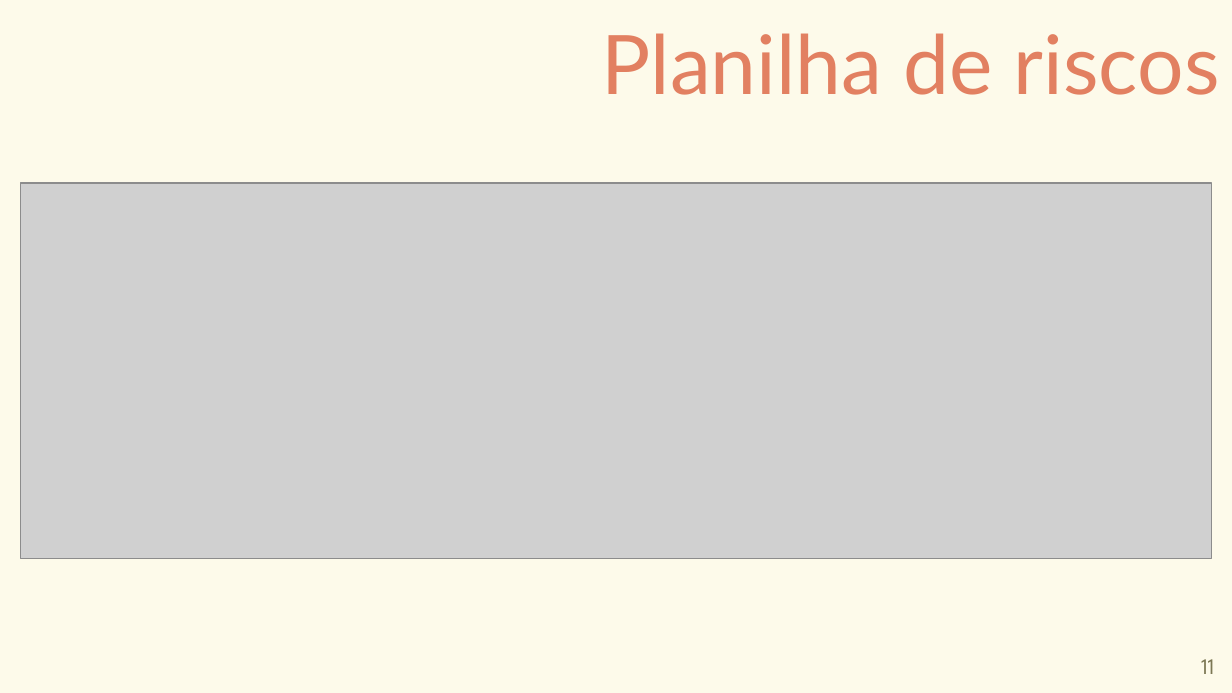
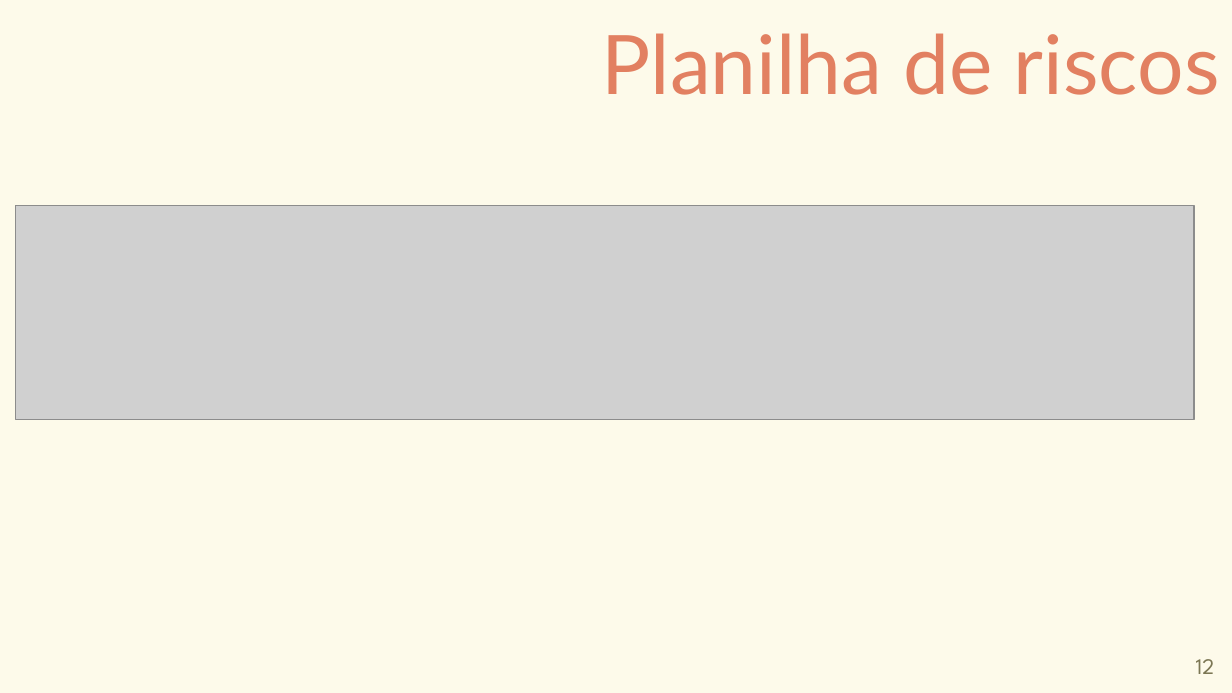
Before and after one commit to carinadidomenico/Plant.ai, a slide deck: slide 12 of Apresentação-Plant.ai.pptx (slide 11 before the commit). Drawn at 1232x693 pixels with LibreOffice and Linux fonts; fonts in the diff are those of the drawing; grey boxes stand for pictures. Boxes give left, top, right and bottom in pixels: in the first picture for what was removed or moved away, otherwise in the second. Text is boxed around its words. In the diff, an @@ line names an element or a change of style, - is before the commit and + after.

```diff
--- a/Apresentação-Plant.ai.pptx
+++ b/Apresentação-Plant.ai.pptx
@@ picture: place and size @@
-picture at <box>21,184,1212,559</box>
+picture at <box>16,206,1194,420</box>
@@ page number at <box>1196,659,1215,674</box>: text changed @@
-11
+12
```
Also in this commit, not shown: 9 other slides changed, 3 slides added, 3 slides removed.
